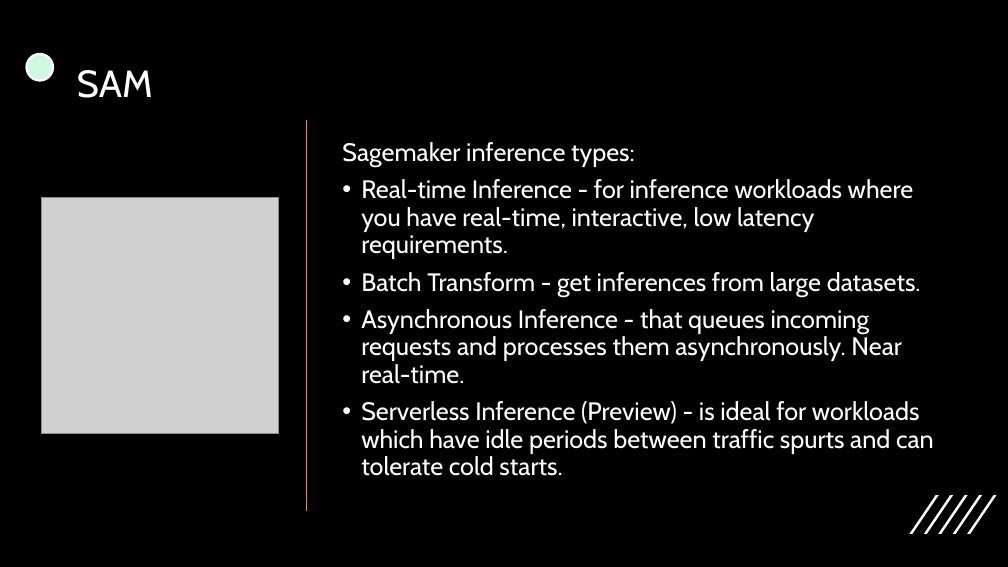
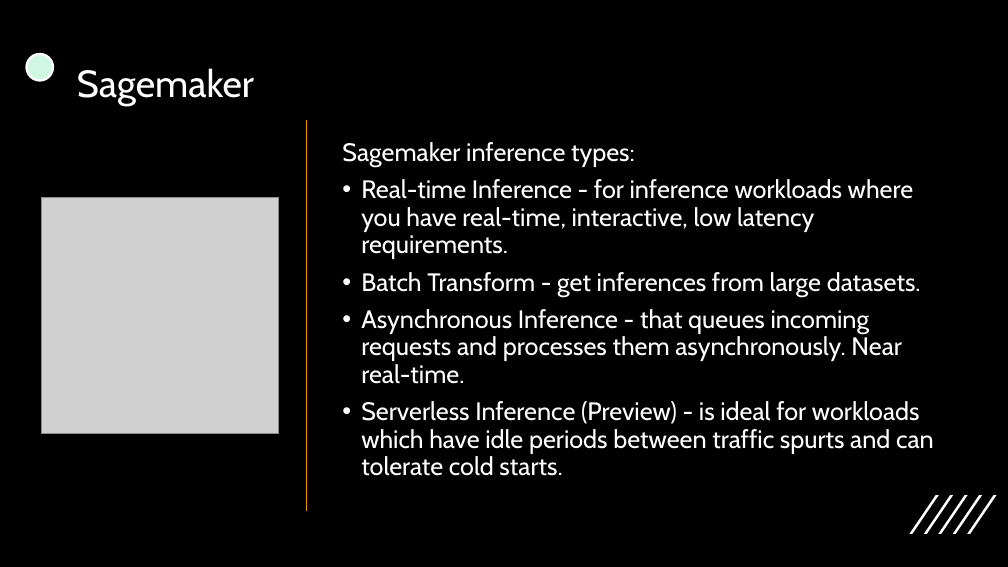
Before and after one commit to bismillahkani/AWS-Serverless-AI, a slide deck: slide 6 of serverless-workshop.pptx. Drawn at 1008x567 pixels with LibreOffice and Linux fonts; fonts in the diff are those of the drawing; grey boxes stand for pictures. Boxes give left, top, right and bottom in pixels: in the first picture for what was removed or moved away, otherwise in the second. Text is boxed around its words. In the diff, an @@ line names an element or a change of style, - is before the commit and + after.

```diff
--- a/serverless-workshop.pptx
+++ b/serverless-workshop.pptx
@@ title at (77, 68, 254, 106): text changed @@
-SAM
+Sagemaker
```
Also in this commit, not shown: 1 other slide changed, 2 other files.
